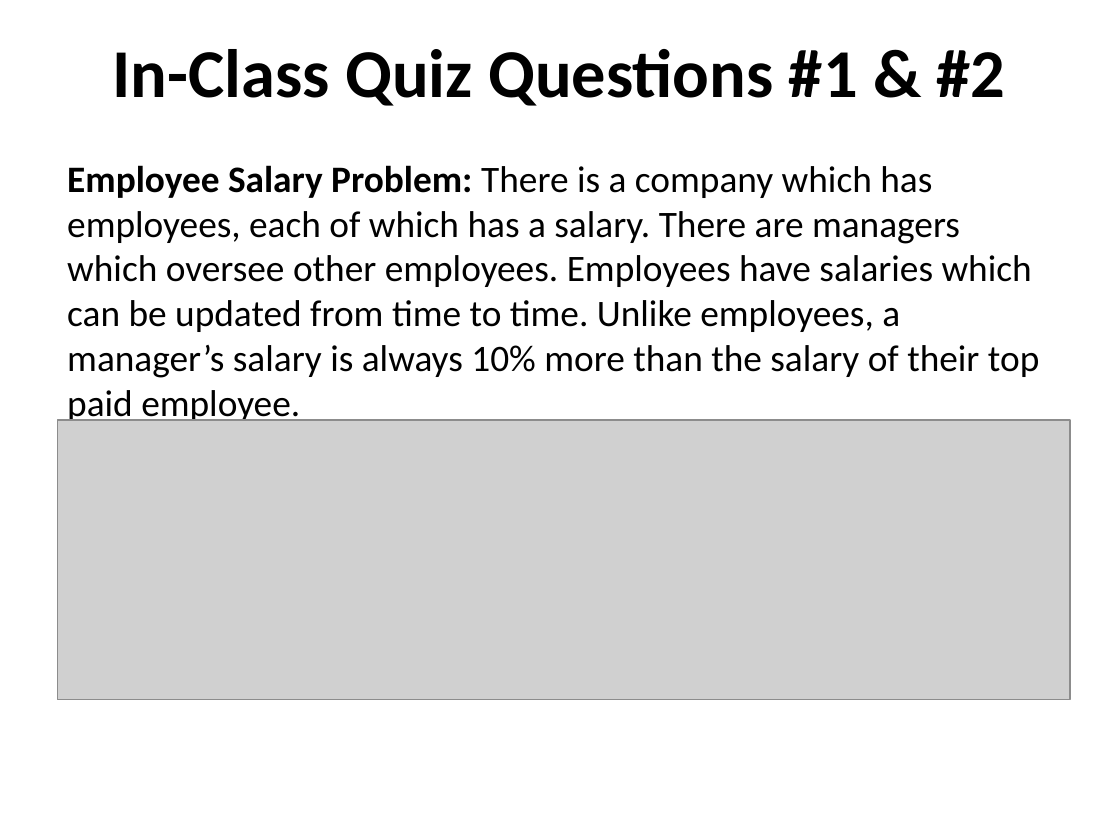
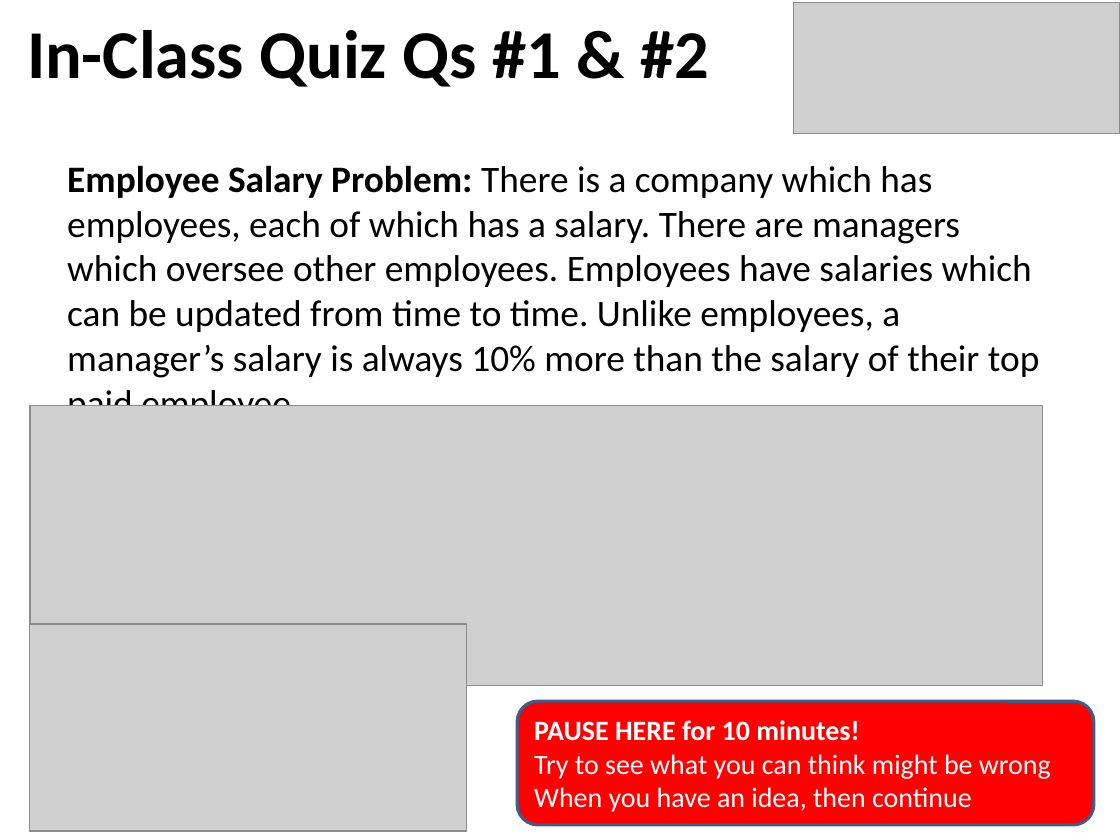
Before and after one commit to RHIT-CSSE/csse220, a slide deck: slide 22 of ClassMaterials/CohesionAndCoupling/Slides/Cohesion_And_Coupling.pptx (slide 21 before the commit). Drawn at 1120x840 pixels with LibreOffice and Linux fonts; fonts in the diff are those of the drawing; grey boxes stand for pictures. Boxes give left, top, right and bottom in pixels: in the first picture for what was removed or moved away, otherwise in the second. Text is boxed around its words. In the diff, an @@ line names an element or a change of style, - is before the commit and + after.

```diff
--- a/ClassMaterials/CohesionAndCoupling/Slides/Cohesion_And_Coupling.pptx
+++ b/ClassMaterials/CohesionAndCoupling/Slides/Cohesion_And_Coupling.pptx
@@ picture added at bbox=[793, 2, 1120, 133] @@
@@ title at bbox=[27, 30, 709, 87]: text changed @@
-In-Class Quiz Questions #1 & #2
+In-Class Quiz Qs #1 & #2
@@ picture: place and size @@
-picture at bbox=[57, 420, 1070, 700]
+picture at bbox=[30, 405, 1043, 685]
@@ picture added at bbox=[29, 624, 466, 831] @@
@@ rounded rectangle added at bbox=[517, 701, 1094, 824], fill #FF0000, outline #3A5F8C 2 pt, 18 pt, text #FFFFFF @@
+PAUSE HERE for 10 minutes!
+Try to see what you can think might be wrong
+When you have an idea, then continue
```
Also in this commit, not shown: 12 other slides changed, 2 slides added, 1 slide removed.
